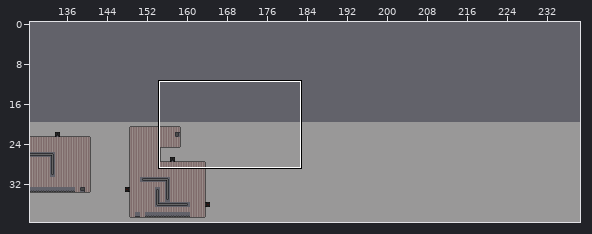
Tiled map, stored at resources/tilemap.tmx. Above: a wide view before the commit, with the close-up outlined.
Close-up. Earlier state:
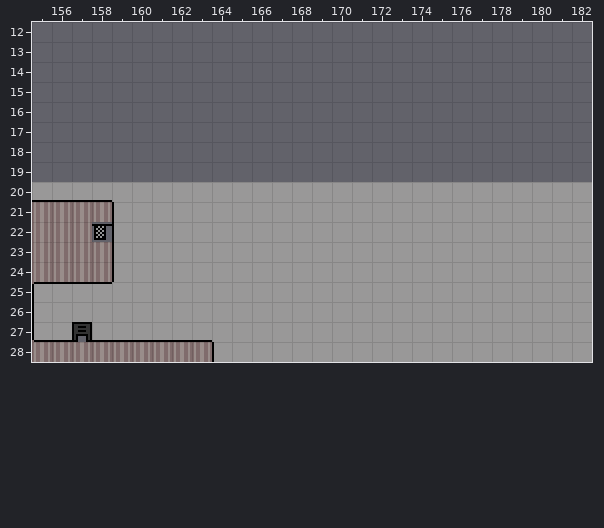
Cells are 10x10 px. Shown: x 155..182, y 12..28. The commit also changed other parts of the map, which this record leaves out. The old version is drawn lined up with the new one.
After:
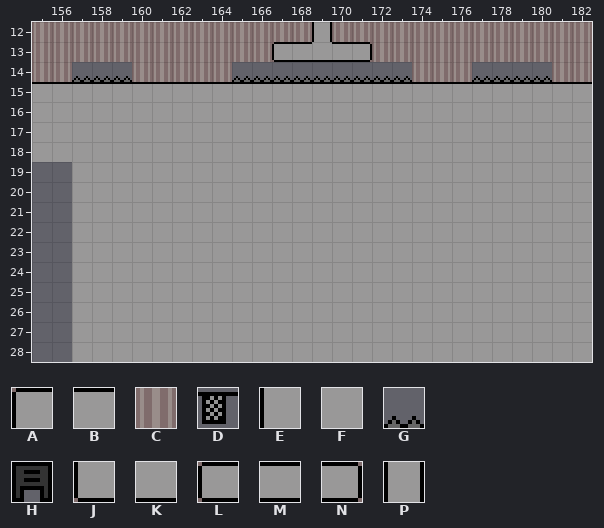
Key: from "tileset": A 0 "Wall", B 1 "Wall", C 3, D 5 turned 270 "Exit", E 25 "Wall", F 26 "Wall", G 28 "Spikes", H 29 turned 180 "Gun", J 50 "Wall", K 51 "Wall", L 125 "Wall", M 127 "Wall", N 128 "Wall", P 151 "Wall".
_ is an empty cell.
Tiles replaced or removed in this view: A, B, C, D, E, F, H, J, K.
Difference:
Changed rows in their new state; . is an unchanged cell.
map size 1000x20 -> 1000x40 cells (old content now starts at 0,20; both pictures use the new coordinates)
Layer "Tile Layer 1":
first column x 155:
12 CCCCCCCCCCCCCCPCCCCCCCCCCCCC
13 CCCCCCCCCCCCLMKMNCCCCCCCCCCC
14 CCGGGCCCCCGGGGGGGGGCCCGGGGCC
15 BBBBBBBBBBBBBBBBBBBBBBBBBBBB
16 FFFFFFFFFFFFFFFFFFFFFFFFFFFF
17 FFFFFFFFFFFFFFFFFFFFFFFFFFFF
18 FFFFFFFFFFFFFFFFFFFFFFFFFFFF
19 ..FFFFFFFFFFFFFFFFFFFFFFFFFF
20 __FF........................
21 __FFF.......................
22 __FFF.......................
23 __FFF.......................
24 __FFF.......................
25 __FF........................
26 __..........................
27 __FFFFFFF...................
28 __FFFFFFFF..................
